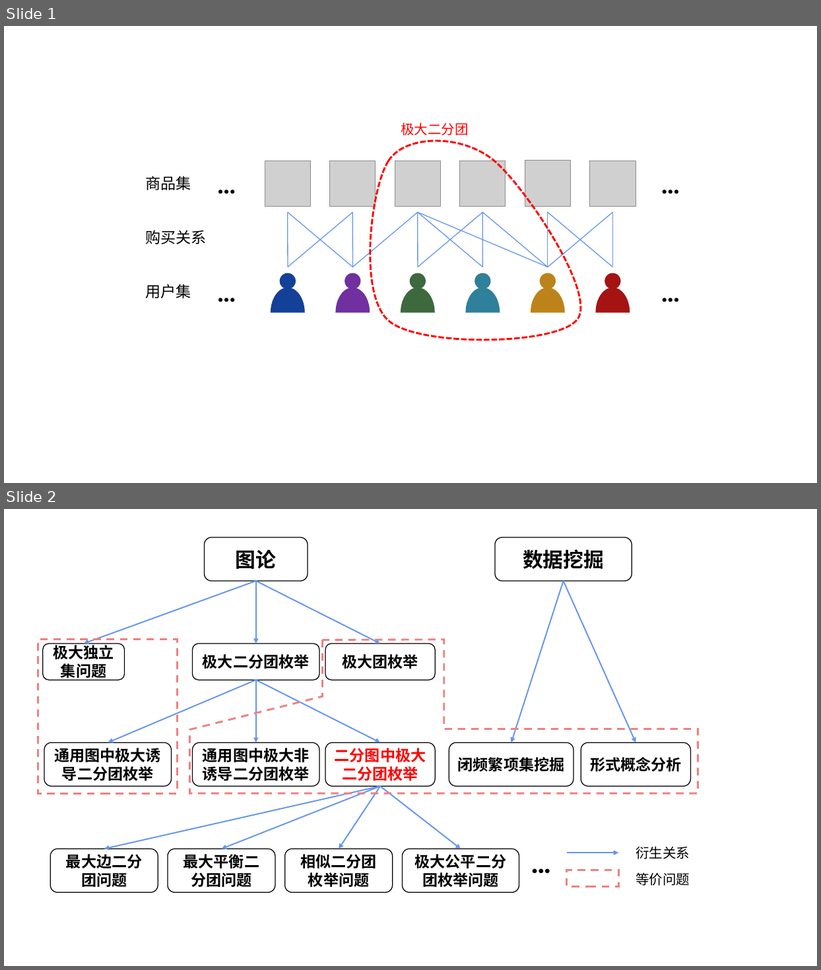
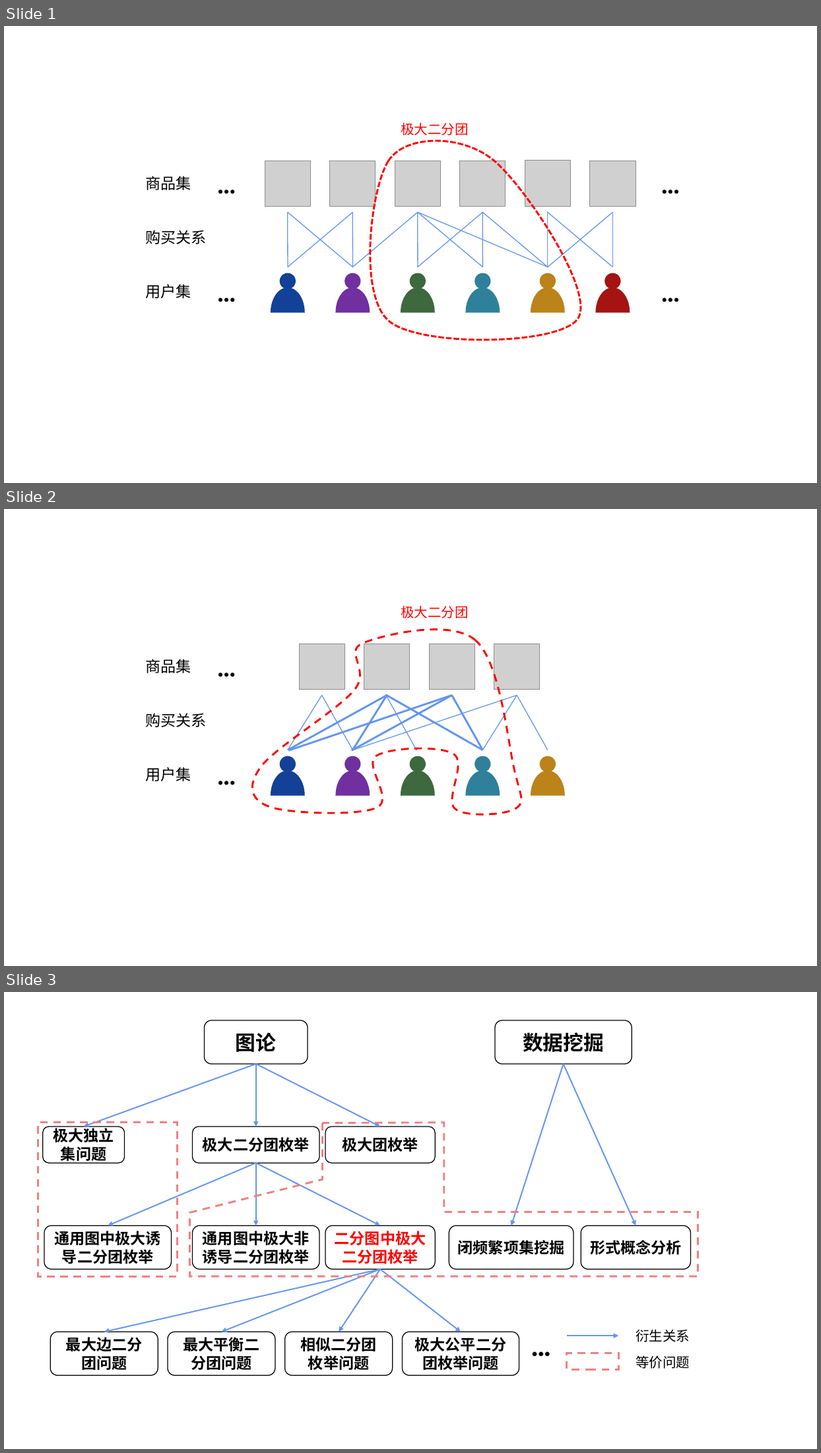
Before and after one commit to Pz1996/zjuthesis, a slide deck: figure/plot.pptx. Shown one above the other, each under a label of ours: slides 1 and 2 before the commit, slides 1, 2 and 3 after it. The pictures are 821x970 and 821x1453 pixels, drawn with LibreOffice and Linux fonts; fonts in the diff are those of the drawing; grey boxes stand for pictures. Boxes give left, top, right and bottom in pixels: in the first picture for what was removed or moved away, otherwise in the second. Text is boxed around its words. In the diff, an @@ line names an element or a change of style, - is before the commit and + after.

```diff
--- a/figure/plot.pptx
+++ b/figure/plot.pptx
@@ slide 2 added at (4, 509, 817, 966), background #FFFFFF @@
@@ text added at (401, 605, 468, 619), 16 pt, text #FF0000 @@
+极大二分团
@@ freeform shape added at (252, 630, 521, 815), outline #FF0000 2.25 pt dashed @@
@@ picture added at (299, 644, 345, 690) @@
@@ picture added at (364, 644, 410, 690) @@
@@ picture added at (429, 644, 475, 690) @@
@@ picture added at (494, 644, 540, 690) @@
@@ text added at (146, 659, 191, 673), 18 pt, text #000000 @@
+商品集
@@ text added at (211, 648, 246, 687), 32 pt, text #000000, bold @@
+…
@@ line added from (322, 696) to (288, 750), #6495ED 1 pt @@
@@ line added from (387, 696) to (288, 750), #6495ED 2.25 pt @@
@@ line added from (452, 696) to (289, 751), #6495ED 2.25 pt @@
@@ line added from (322, 696) to (353, 750), #6495ED 1 pt @@
@@ line added from (452, 696) to (352, 751), #6495ED 2.25 pt @@
@@ line added from (517, 696) to (352, 751), #6495ED 1 pt @@
@@ line added from (387, 696) to (353, 750), #6495ED 2.25 pt @@
@@ line added from (483, 750) to (386, 695), #6495ED 2.25 pt @@
@@ line added from (417, 751) to (386, 695), #6495ED 1 pt @@
@@ line added from (452, 696) to (483, 750), #6495ED 2.25 pt @@
@@ line added from (517, 696) to (483, 750), #6495ED 1 pt @@
@@ line added from (517, 696) to (548, 750), #6495ED 1 pt @@
@@ text added at (145, 713, 206, 727), 18 pt, text #000000 @@
+购买关系
@@ text added at (211, 755, 246, 795), 32 pt, text #000000, bold @@
+…
@@ ellipse added at (280, 756, 296, 772), fill #124197 @@
@@ ellipse added at (345, 756, 361, 772), fill #7030A0 @@
@@ ellipse added at (410, 756, 426, 772), fill #3E683E @@
@@ ellipse added at (475, 756, 491, 772), fill #2F809A @@
@@ ellipse added at (539, 756, 556, 772), fill #BB8319 @@
@@ text added at (146, 767, 191, 782), 18 pt, text #000000 @@
+用户集
@@ pie slice (boxed as its full ellipse) added at (271, 770, 305, 821), fill #124197 @@
@@ pie slice (boxed as its full ellipse) added at (336, 770, 370, 821), fill #7030A0 @@
@@ pie slice (boxed as its full ellipse) added at (401, 770, 435, 821), fill #3E683E @@
@@ pie slice (boxed as its full ellipse) added at (466, 770, 500, 821), fill #2F809A @@
@@ pie slice (boxed as its full ellipse) added at (531, 770, 564, 821), fill #BB8319 @@
@@ what was slide 2 is now slide 3 @@
```
Also in this commit, not shown: 3 slides changed, 1 other slide added, 37 other files.
